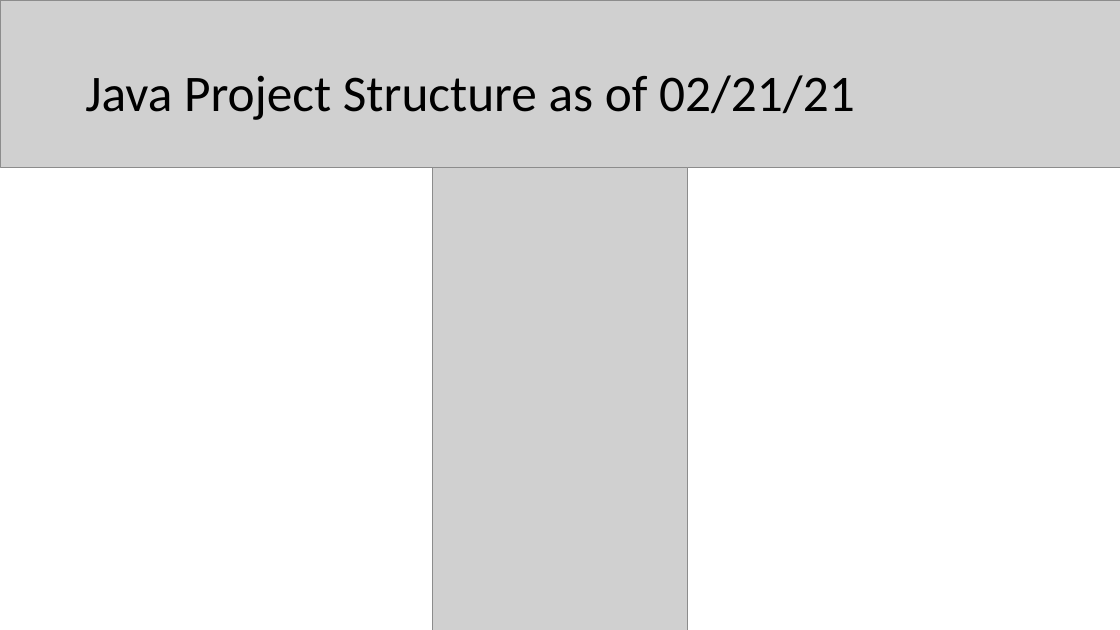
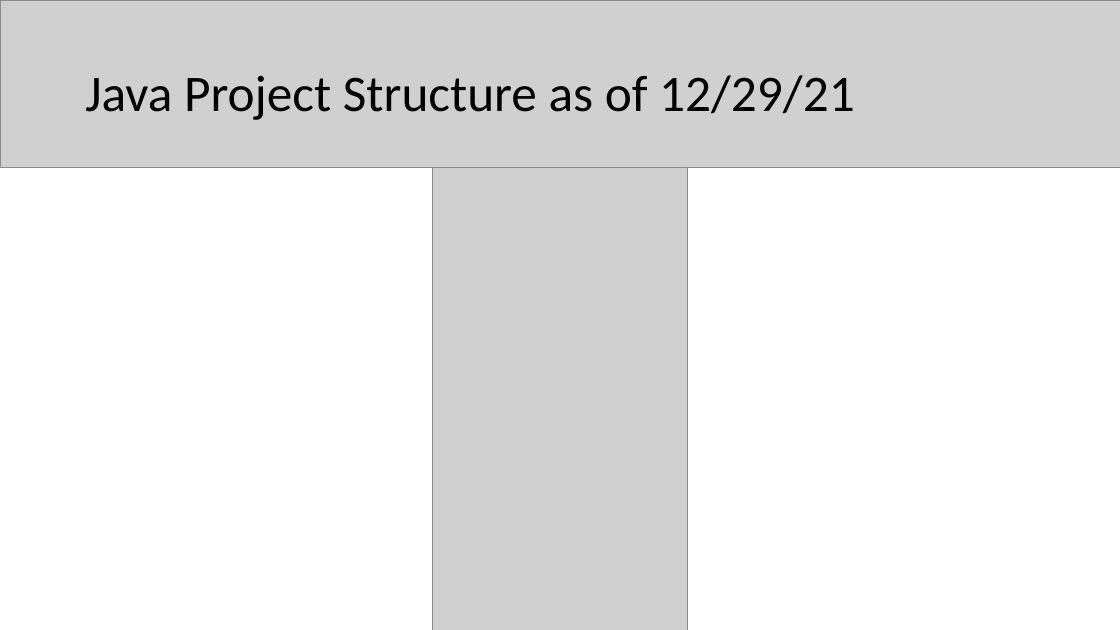
Before and after one commit to tslever/Tom_Levers_Public_Git_Repository, a slide deck: slide 35 of Ice_Cream_Server.pptx. Drawn at 1120x630 pixels with LibreOffice and Linux fonts; fonts in the diff are those of the drawing; grey boxes stand for pictures. Boxes give left, top, right and bottom in pixels: in the first picture for what was removed or moved away, otherwise in the second. Text is boxed around its words. In the diff, an @@ line names an element or a change of style, - is before the commit and + after.

```diff
--- a/Ice_Cream_Server.pptx
+++ b/Ice_Cream_Server.pptx
@@ title at (85,75,855,120): text changed @@
-Java Project Structure as of 02/21/21
+Java Project Structure as of 12/29/21
```
Also in this commit, not shown: 1 other slide changed, 1 other file.
